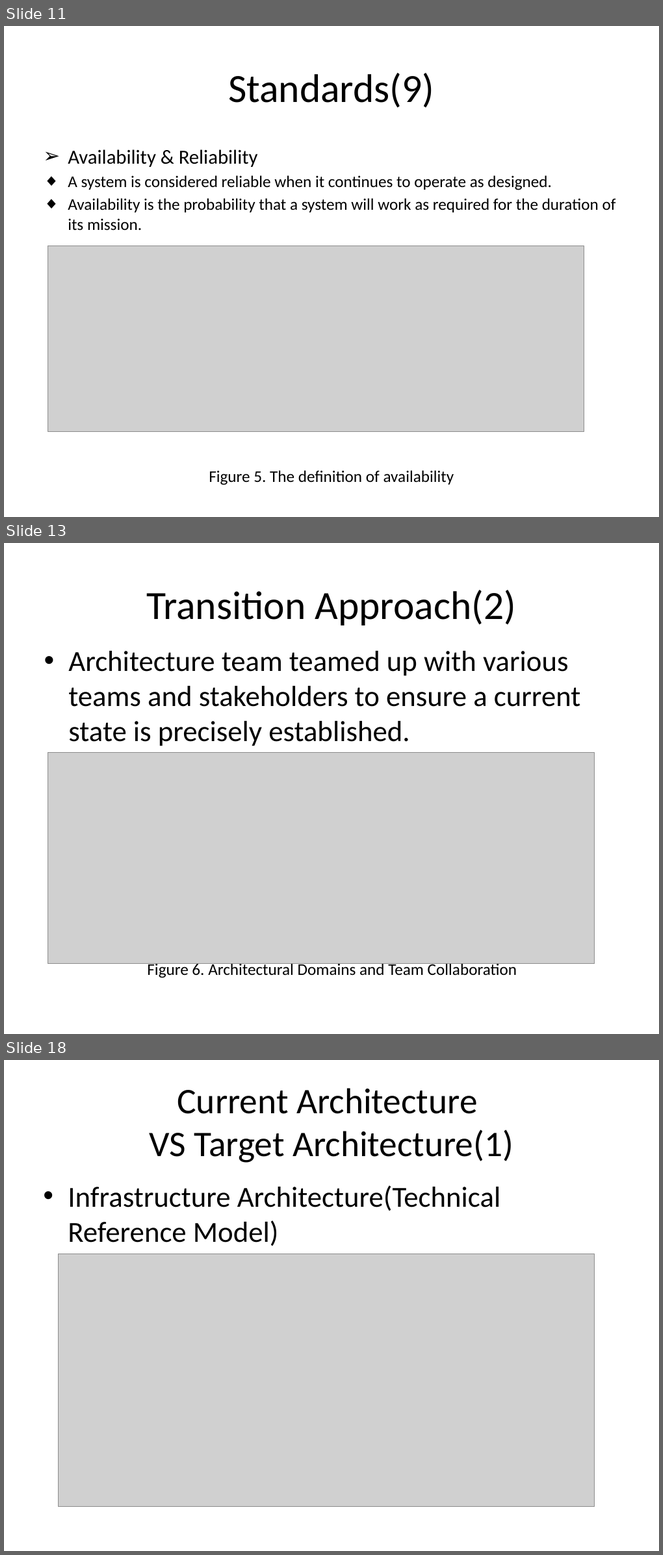
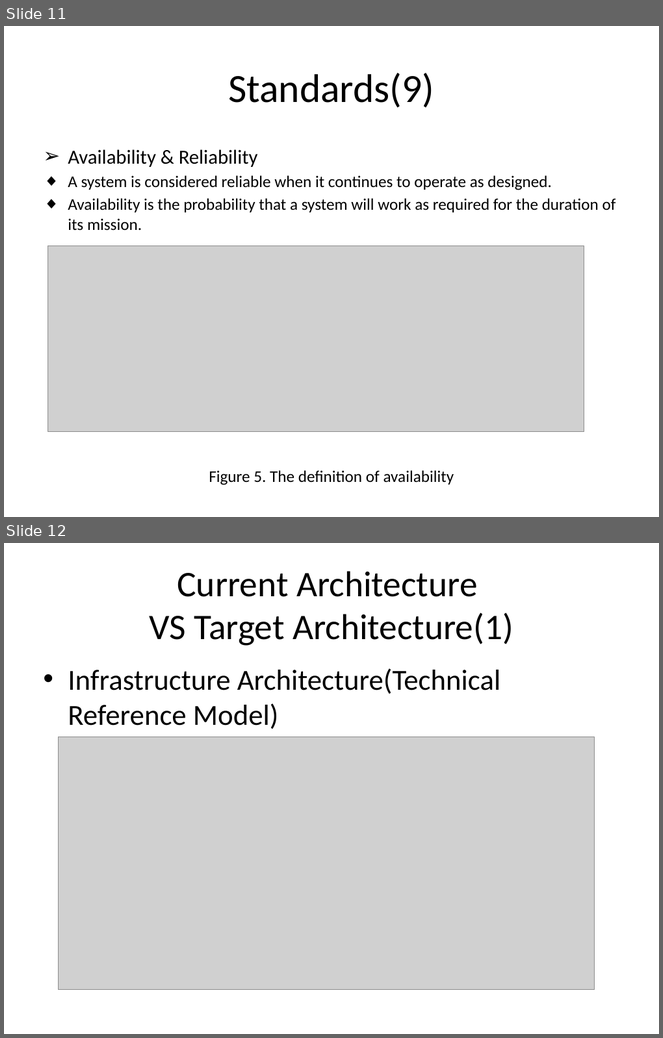
Before and after one commit to J2EEBeliever/INFS-774-LFreeman-JWang-NVilailack, a slide deck: INFS 774 Junxiang Technical Architecture.pptx. Shown one above the other, each under a label of ours: slides 11, 13 and 18 before the commit, slides 11 and 12 after it; the slides between them are not shown. The pictures are 663x1555 and 663x1038 pixels, drawn with LibreOffice and Linux fonts; fonts in the diff are those of the drawing; grey boxes stand for pictures; background and template pictures are left out. Boxes give left, top, right and bottom in pixels: in the first picture for what was removed or moved away, otherwise in the second. Text is boxed around its words. In the diff, an @@ line names an element or a change of style, - is before the commit and + after.

```diff
--- a/INFS 774 Junxiang Technical Architecture.pptx
+++ b/INFS 774 Junxiang Technical Architecture.pptx
@@ slide 13 removed at bbox=[4, 543, 659, 1034], background picture (left out) @@
@@ title removed at bbox=[146, 590, 516, 626] @@
-Transition Approach(2)
@@ text removed at bbox=[68, 651, 581, 979] @@
-• Architecture team teamed up with various teams and stakeholders to ensure a current state is precisely established.
-Figure 6. Architectural Domains and Team Collaboration
@@ picture removed at bbox=[48, 753, 595, 964] @@
@@ what was slide 18 is now slide 12 @@
```
Also in this commit, not shown: 3 slides changed, 5 other slides removed, 1 other file.
